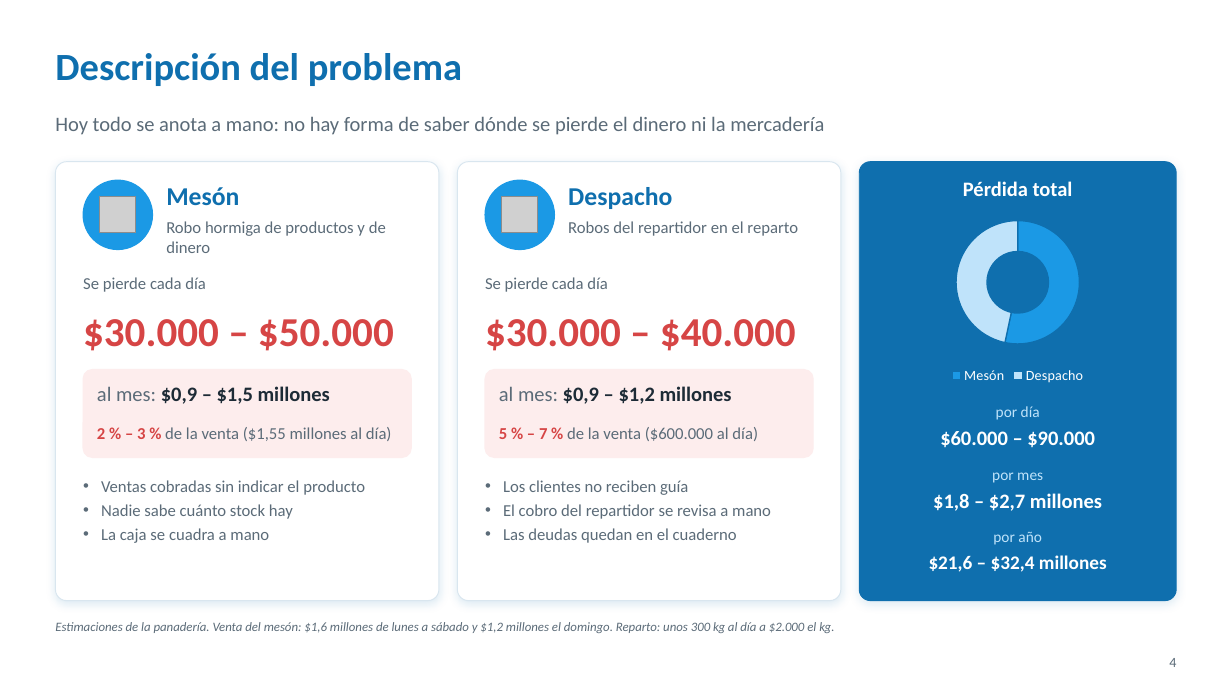
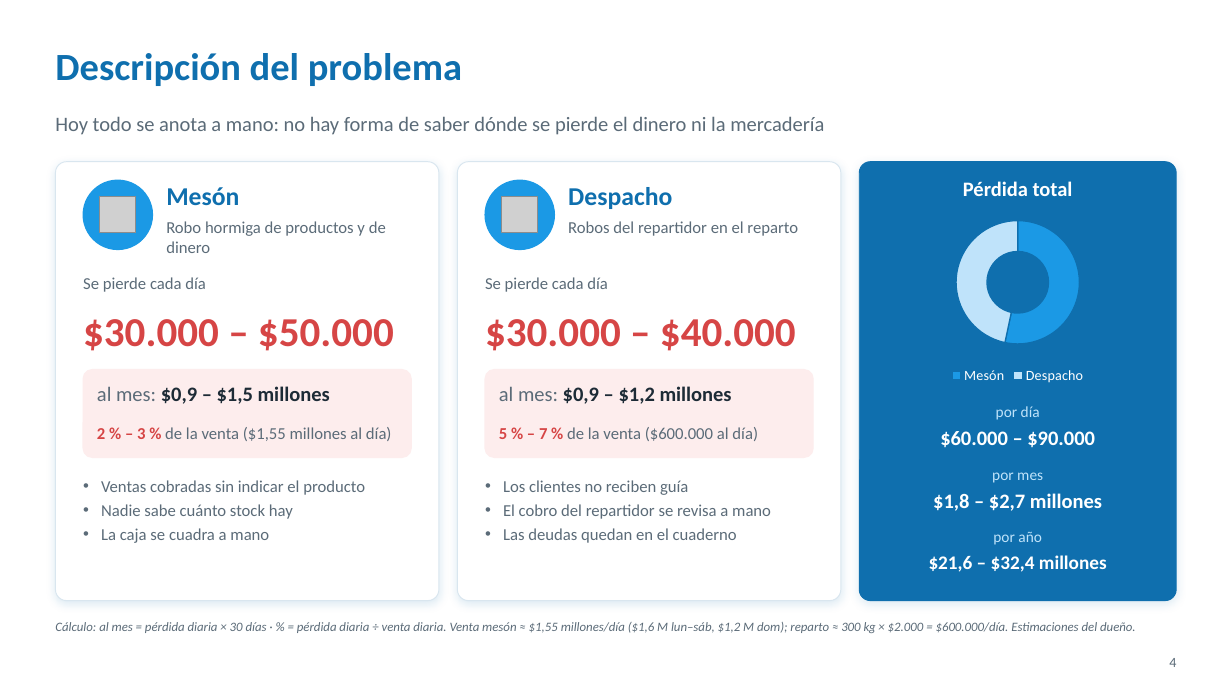
Before and after one commit to Javi3rr/proyecto-capstone, a slide deck: slide 4 of Fase 3/Evidencias Grupales/2. Presentación/Patopan_Presentacion_Final.pptx. Drawn at 1232x693 pixels with LibreOffice and Linux fonts; fonts in the diff are those of the drawing; grey boxes stand for pictures; background and template pictures are left out. Boxes give left, top, right and bottom in pixels: in the first picture for what was removed or moved away, otherwise in the second. Text is boxed around its words. In the diff, an @@ line names an element or a change of style, - is before the commit and + after.

```diff
--- a/Fase 3/Evidencias Grupales/2. Presentación/Patopan_Presentacion_Final.pptx
+++ b/Fase 3/Evidencias Grupales/2. Presentación/Patopan_Presentacion_Final.pptx
@@ text at <box>55,622,1136,633</box>: text changed @@
-Estimaciones de la panadería. Venta del mesón: $1,6 millones de lunes a sábado y $1,2 millones el domingo. Reparto: unos 300 kg al día a $2.000 el kg.
+Cálculo: al mes = pérdida diaria × 30 días · % = pérdida diaria ÷ venta diaria. Venta mesón ≈ $1,55 millones/día ($1,6 M lun–sáb, $1,2 M dom); reparto ≈ 300 kg × $2.000 = $600.000/día. Estimaciones del dueño.
```
Also in this commit, not shown: 8 other slides changed, 5 slides added, 2 slides removed.
